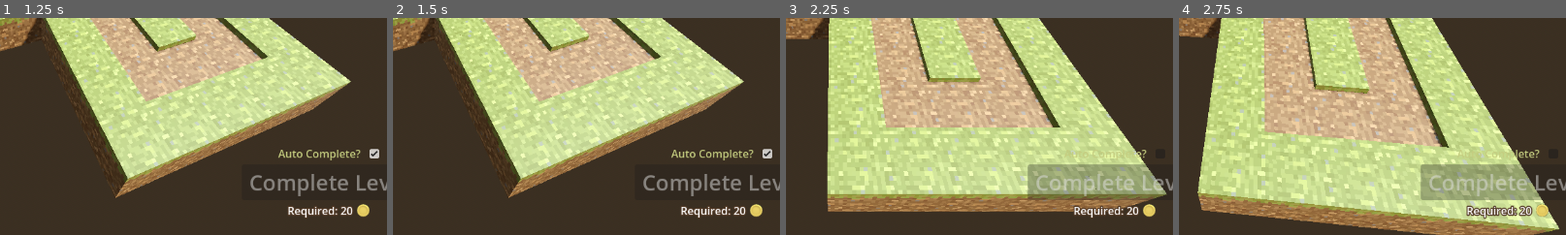
Above: before the commit, frames 1-4 (left to right).
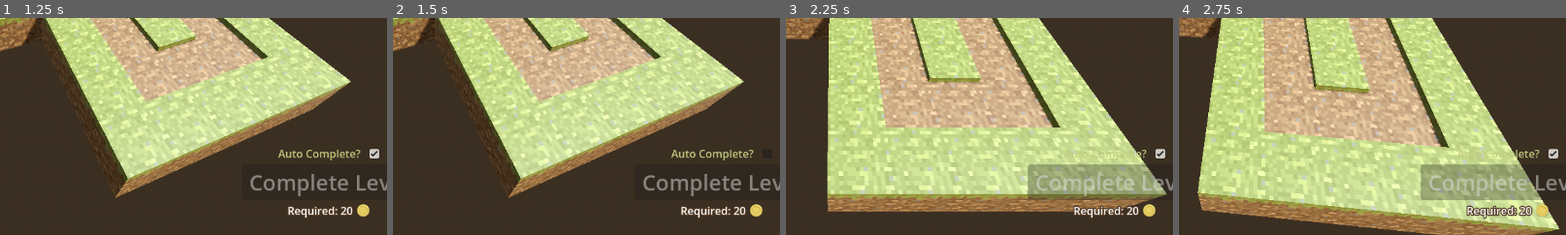
Above: after the commit, the same moments.

Repository: TheBoysJams/SeedsOfRenewal
Game: Godot game, scene res://UI/main_menu.tscn
The game is run twice, just before and just after one commit, with the same random seed, the same clock (stepped at 60 frames per second) and the same inputs.
Inputs (mouse positions are % of the whole screen's width and height, from its top left):
- Up to frame 1 (1.25 s): click "Play" at 0.5 s
- Up to frame 2 (1.5 s): click "Auto Complete?" at 1.25 s
- Up to frame 3 (2.25 s): tap Enter at 2 s; move the mouse to (7, 84) at 2.02 s; hold D (RotateRight) from 2.03 s (still down); hold Mouse wheel up (NextPlant) from 2.03 s (still down); click (7, 84) at 2.17 s
- Up to frame 4 (2.75 s): keep holding D (RotateRight); keep holding Mouse wheel up (NextPlant)
The pictures show only the part of the screen within x 44-94%, y 50-100%; the shares and areas given below are measured in that part.

Frame 1 is identical in both runs. In frame 2, 0.1% of the frame differs, in the area x 95-98%, y 60-65%; in frame 3, 0.1%; in frame 4, 0.1%.

Commit message:
Cursor bug fix

Diff:
--- a/RenewalTreeDefence/Levels/level_four.tscn
+++ b/RenewalTreeDefence/Levels/level_four.tscn
@@ -121,6 +121,7 @@
 player = NodePath("../Player")
 
 [connection signal="Victory" from="GUI" to="VictoryMenu" method="OnVictory"]
+[connection signal="CursorChanged" from="Player" to="GUI" method="OnCursorChange"]
 [connection signal="Defated" from="Player" to="DefeatMenu" method="OnDefeated"]
 [connection signal="GoldChanged" from="Player" to="." method="_on_player_gold_changed"]
 [connection signal="GoldChanged" from="Player" to="GUI" method="OnGoldChanged"]
--- a/RenewalTreeDefence/Levels/level_one.tscn
+++ b/RenewalTreeDefence/Levels/level_one.tscn
@@ -85,6 +85,7 @@
 player = NodePath("../Player")
 
 [connection signal="Victory" from="GUI" to="VictoryMenu" method="OnVictory"]
+[connection signal="CursorChanged" from="Player" to="GUI" method="OnCursorChange"]
 [connection signal="Defated" from="Player" to="DefeatMenu" method="OnDefeated"]
 [connection signal="GoldChanged" from="Player" to="." method="_on_player_gold_changed"]
 [connection signal="GoldChanged" from="Player" to="GUI" method="OnGoldChanged"]
--- a/RenewalTreeDefence/Levels/level_three.tscn
+++ b/RenewalTreeDefence/Levels/level_three.tscn
@@ -109,6 +109,7 @@
 player = NodePath("../Player")
 
 [connection signal="Victory" from="GUI" to="VictoryMenu" method="OnVictory"]
+[connection signal="CursorChanged" from="Player" to="GUI" method="OnCursorChange"]
 [connection signal="Defated" from="Player" to="DefeatMenu" method="OnDefeated"]
 [connection signal="GoldChanged" from="Player" to="." method="_on_player_gold_changed"]
 [connection signal="GoldChanged" from="Player" to="GUI" method="OnGoldChanged"]
--- a/RenewalTreeDefence/Levels/level_two.tscn
+++ b/RenewalTreeDefence/Levels/level_two.tscn
@@ -98,6 +98,7 @@
 player = NodePath("../Player")
 
 [connection signal="Victory" from="GUI" to="VictoryMenu" method="OnVictory"]
+[connection signal="CursorChanged" from="Player" to="GUI" method="OnCursorChange"]
 [connection signal="Defated" from="Player" to="DefeatMenu" method="OnDefeated"]
 [connection signal="GoldChanged" from="Player" to="." method="_on_player_gold_changed"]
 [connection signal="GoldChanged" from="Player" to="GUI" method="OnGoldChanged"]
--- a/RenewalTreeDefence/Player/player.gd
+++ b/RenewalTreeDefence/Player/player.gd
@@ -17,6 +17,7 @@
 signal SelectedTowerChanged(TowerInfo)
 signal Defated()
 signal OnLoaded(int)
+signal CursorChanged(CursorShape)
 
 var health:int:
 	set(hp_in):
@@ -76,7 +77,6 @@
 
 # Called every frame. 'delta' is the elapsed time since the previous frame.
 func _process(_delta: float) -> void:
-	Input.set_default_cursor_shape(Input.CURSOR_POINTING_HAND)
 	if towerManager.towers.size() == 0:
 		print("No towers in the towerManager")
 		return
@@ -84,23 +84,24 @@
 	ray_cast_3d.target_position = camera.project_local_ray_normal(mouse_pos) * 1000
 	ray_cast_3d.force_raycast_update()
 	if !ray_cast_3d.is_colliding():
-		Input.set_default_cursor_shape(Input.CURSOR_ARROW)
+		CursorChanged.emit(Control.CURSOR_ARROW)
 		return
 	var collider = ray_cast_3d.get_collider()
 	if !collider is GridMap:
-		Input.set_default_cursor_shape(Input.CURSOR_ARROW)
+		CursorChanged.emit(Control.CURSOR_ARROW)
 		return
 	var collision_point = ray_cast_3d.get_collision_point()
 	var cell = GetCellAtPosition(collision_point)
 	var selectedTower = towerManager.towers[selectedTowerIndex]
 	if gridmap.get_cell_item(cell) == selectedTower.TileType:
-		Input.set_default_cursor_shape(Input.CURSOR_POINTING_HAND)
+		CursorChanged.emit(Control.CURSOR_POINTING_HAND)
 		if Input.is_action_just_pressed("left_click"):
 			if gold >= selectedTower.Cost:
 				towerManager.BuildTower(selectedTowerIndex,GetCellLocalPosition(cell))
 				gold -= selectedTower.Cost
 				SetCellState(cell,selectedTower.BuiltTileType)
-	else: Input.set_default_cursor_shape(Input.CURSOR_FORBIDDEN)
+	else:
+		CursorChanged.emit(Control.CURSOR_FORBIDDEN)
 
 func GetCellAtPosition(pos:Vector3) -> Vector3i:
 	return gridmap.local_to_map(pos)
--- a/RenewalTreeDefence/UI/gui.gd
+++ b/RenewalTreeDefence/UI/gui.gd
@@ -12,11 +12,9 @@
 
 var victory_condition: int = 99999
 
-
 func _ready():
 	complete_level_button.disabled = true
 	check_box.button_pressed = PlayerGlobal.auto_complete_state
-
 
 func OnHealthChanged(health:int) -> void:
 	for i in health_container_scene.get_child_count():
@@ -40,26 +38,24 @@
 			plant_container_scene.get_child(i).find_child("PlantPanelContainer").self_modulate = Color(1,1,1,0.6)
 			plant_container_scene.get_child(i).rotation_speed = 0.0
 
-
 func OnVictoryConditionChanged(victoryCondition:int)-> void:
 	victory_condition = victoryCondition
 	win_condition_label.text = "Required: " + str(victoryCondition)
-
 
 func _on_mushroom_panel_gui_input(event):
 	if event.is_action_pressed("left_click"):
 		player.selectedTowerIndex = 0
 
-
-
 func _on_tree_panel_gui_input(event):
 	if event.is_action_pressed("left_click"):
 		player.selectedTowerIndex = 1
 
-
 func _on_complete_level_button_pressed():
 	Victory.emit()
 
-
 func _on_check_box_toggled(toggled_on):
 	PlayerGlobal.auto_complete_state = toggled_on
+
+func OnCursorChange(shape:Control.CursorShape) -> void:
+	#get_child(0) is getting the marginContainer (a type of Control) and we set the mouse cursor at that level, can't be done on a canvas layer as it's not of type Control
+	get_child(0).set_default_cursor_shape(shape)
Not shown, changed: RenewalTreeDefence/export_presets.cfg
